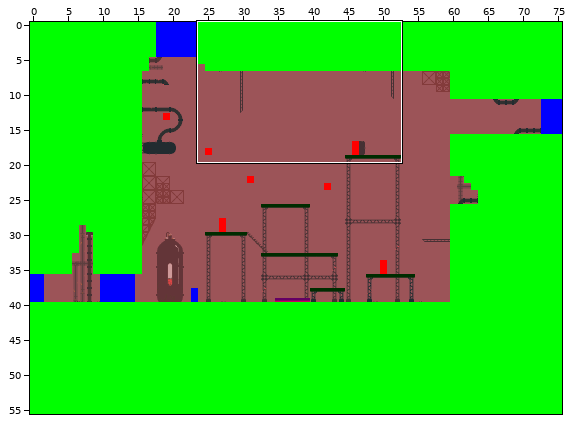
Two versions of a level (Tiled map, Levels/Factory1/level.tmx). The first picture is a wide view before the edit; the outline marks the close-up.
Close-up. As it was:
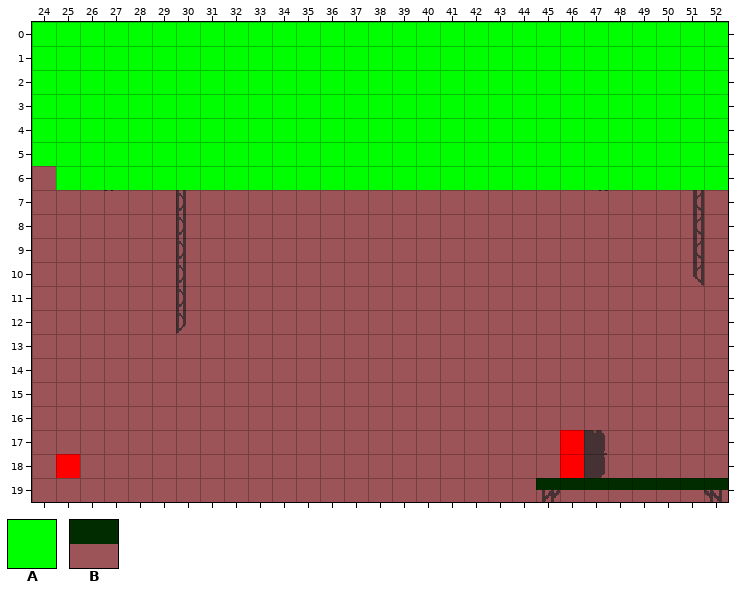
Cells are 16x16 px. Shown: x 24..52, y 0..19. The commit also changed other parts of the map, which this record leaves out.
Key: from "industry_tileset_white": A 453, B 756.
_ is an empty cell.
Layers that did not change in this view are not listed.
Layer "Entities/collisions" before, first column x 24:
 0 AAAAAAAAAAAAAAAAAAAAAAAAAAAAA
 1 AAAAAAAAAAAAAAAAAAAAAAAAAAAAA
 2 AAAAAAAAAAAAAAAAAAAAAAAAAAAAA
 3 AAAAAAAAAAAAAAAAAAAAAAAAAAAAA
 4 AAAAAAAAAAAAAAAAAAAAAAAAAAAAA
 5 AAAAAAAAAAAAAAAAAAAAAAAAAAAAA
 6 _AAAAAAAAAAAAAAAAAAAAAAAAAAAA
 7 _____________________________
 8 _____________________________
 9 _____________________________
10 _____________________________
11 _____________________________
12 _____________________________
13 _____________________________
14 _____________________________
15 _____________________________
16 _____________________________
17 _____________________________
18 _____________________________
19 _____________________BBBBBBBB
After the commit:
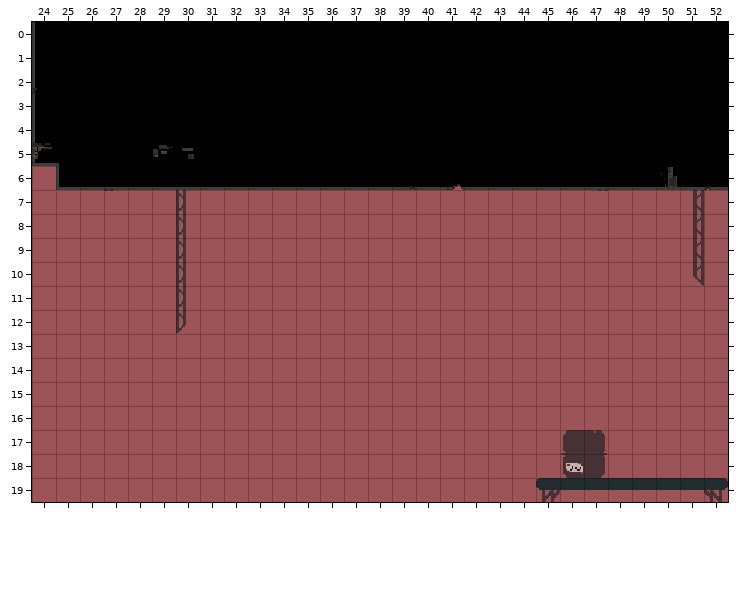
See-through tiles are keyed as they look on the map.
The exact change:
{"where": "layer \"Entities/collisions\" (now hidden)"}
{"y":0,"x":24,"old":"AAAAAAAAAAAAAAAAAAAAAAAAAAAAA","new":"_____________________________"}
{"y":1,"x":24,"old":"AAAAAAAAAAAAAAAAAAAAAAAAAAAAA","new":"_____________________________"}
{"y":2,"x":24,"old":"AAAAAAAAAAAAAAAAAAAAAAAAAAAAA","new":"_____________________________"}
{"y":3,"x":24,"old":"AAAAAAAAAAAAAAAAAAAAAAAAAAAAA","new":"_____________________________"}
{"y":4,"x":24,"old":"AAAAAAAAAAAAAAAAAAAAAAAAAAAAA","new":"_____________________________"}
{"y":5,"x":24,"old":"AAAAAAAAAAAAAAAAAAAAAAAAAAAAA","new":"_____________________________"}
{"y":6,"x":25,"old":"AAAAAAAAAAAAAAAAAAAAAAAAAAAA","new":"____________________________"}
{"y":19,"x":45,"old":"BBBBBBBB","new":"________"}
{"where": "layer \"Entities/flying_enemies\" (now hidden)"}
{"y":18,"x":25,"old":"A","new":"_"}
{"where": "layer \"Entities/enemies\" (now hidden)"}
{"y":17,"x":46,"old":"A","new":"_"}
{"y":18,"x":46,"old":"A","new":"_"}
{"label":"removed","picture_box":[32,22,728,190]}
{"label":"removed","picture_box":[536,430,728,490]}
{"label":"removed","picture_box":[56,454,80,478]}
